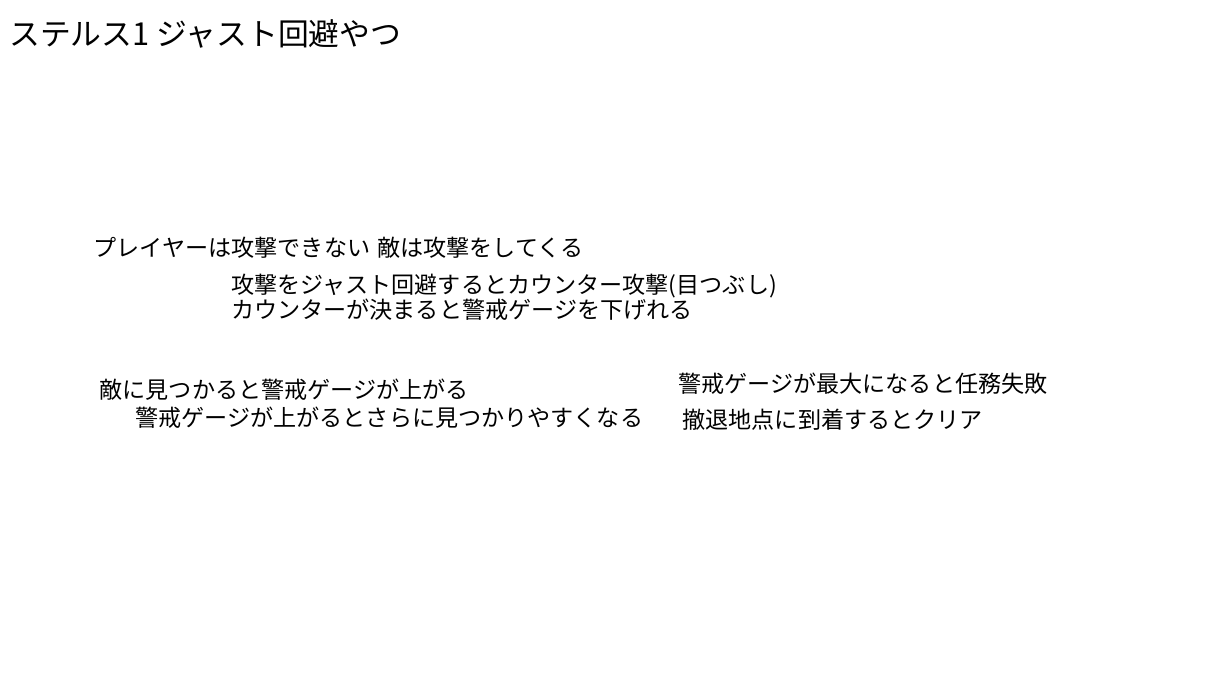
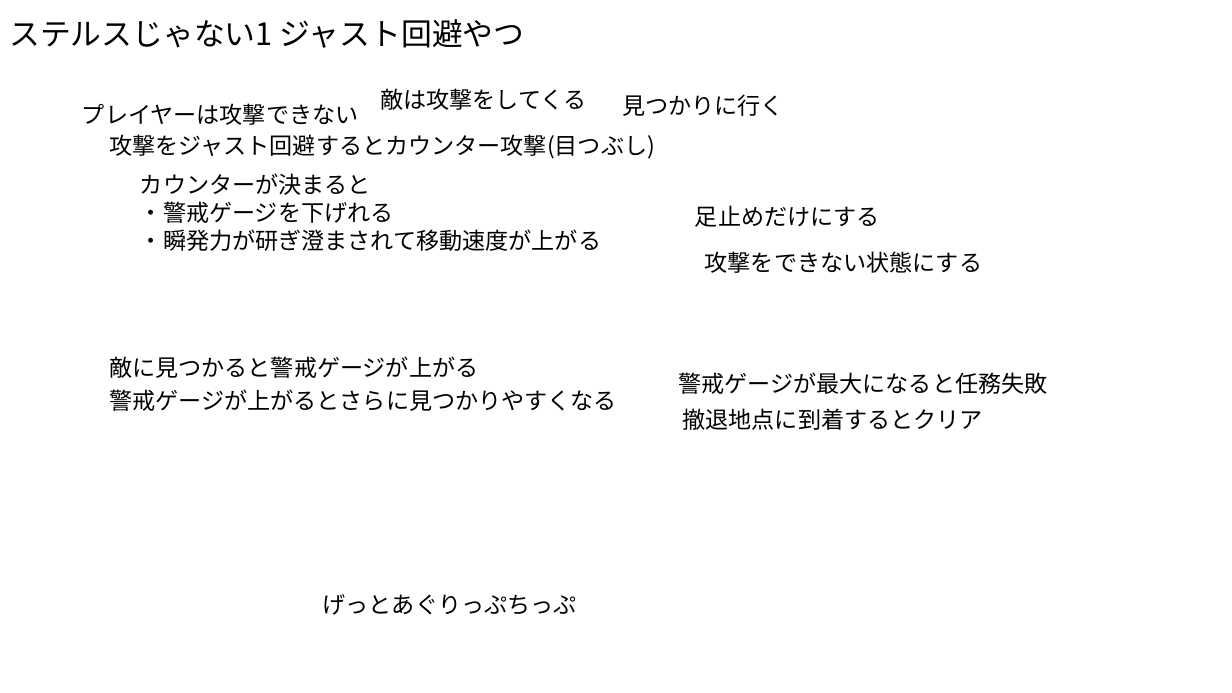
Before and after one commit to TomoyaKanazaki/TeamNinja, a slide deck: slide 2 of 98_plan/just.pptx (slide 1 before the commit). Drawn at 1232x693 pixels with LibreOffice and Linux fonts; fonts in the diff are those of the drawing. Boxes give left, top, right and bottom in pixels: in the first picture for what was removed or moved away, otherwise in the second. Text is boxed around its words. In the diff, an @@ line names an element or a change of style, - is before the commit and + after.

Commit message:
瞬発の忍更新

```diff
--- a/98_plan/just.pptx
+++ b/98_plan/just.pptx
@@ title at [9,19,525,48]: text changed @@
-ステルス1 ジャスト回避やつ
+ステルスじゃない1 ジャスト回避やつ
@@ text "敵は攻撃をしてくる": place and size @@
-text "敵は攻撃をしてくる" at [377,236,583,258]
+text "敵は攻撃をしてくる" at [380,88,586,110]
@@ text "プレイヤーは攻撃できない": place and size @@
-text "プレイヤーは攻撃できない" at [94,236,370,258]
+text "プレイヤーは攻撃できない" at [82,103,358,125]
@@ text added at [622,94,784,116], 18 pt, text #000000 @@
+見つかりに行く
@@ text "攻撃をジャスト回避するとカウンター攻撃(目つぶし)": place and size @@
-text "攻撃をジャスト回避するとカウンター攻撃(目つぶし)" at [231,273,777,299]
+text "攻撃をジャスト回避するとカウンター攻撃(目つぶし)" at [109,134,655,159]
@@ text at [140,173,601,251]: text changed @@
-カウンターが決まると警戒ゲージを下げれる
+カウンターが決まると
+・警戒ゲージを下げれる
+・瞬発力が研ぎ澄まされて移動速度が上がる
@@ text added at [695,205,880,227], 18 pt, text #000000 @@
+足止めだけにする
@@ text added at [705,251,982,273], 18 pt, text #000000 @@
+攻撃をできない状態にする
@@ text "敵に見つかると警戒ゲージが上がる": place and size @@
-text "敵に見つかると警戒ゲージが上がる" at [100,378,469,400]
+text "敵に見つかると警戒ゲージが上がる" at [109,356,478,378]
@@ text "警戒ゲージが上がるとさらに見つかりやすくなる": place and size @@
-text "警戒ゲージが上がるとさらに見つかりやすくなる" at [135,406,643,428]
+text "警戒ゲージが上がるとさらに見つかりやすくなる" at [109,389,617,411]
@@ text added at [323,594,577,615], 18 pt, text #000000 @@
+げっとあぐりっぷちっぷ
```
Also in this commit, not shown: 1 other slide changed.
